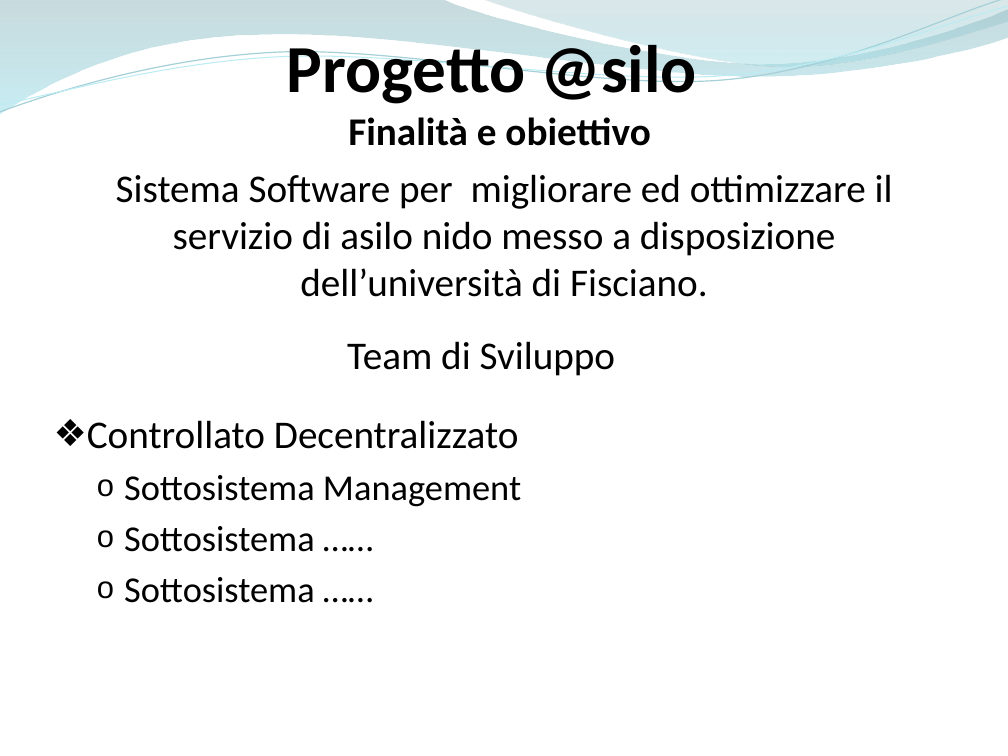
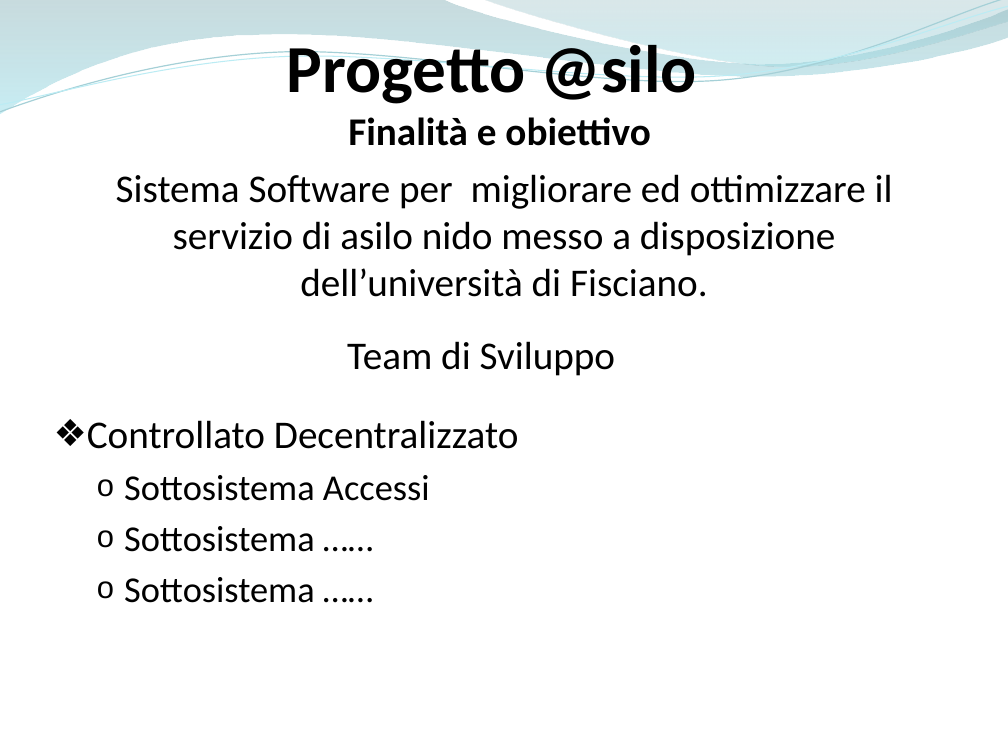
Before and after one commit to ammirate/at-silo, a slide deck: slide 1 of Presentazione/Atsilo1/Di Palma/[Bozza]Introduzione.pptx. Drawn at 1008x756 pixels with LibreOffice and Linux fonts; fonts in the diff are those of the drawing. Boxes give left, top, right and bottom in pixels: in the first picture for what was removed or moved away, otherwise in the second. Text is boxed around its words. In the diff, an @@ line names an element or a change of style, - is before the commit and + after.

```diff
--- a/Presentazione/Atsilo1/Di Palma/[Bozza]Introduzione.pptx
+++ b/Presentazione/Atsilo1/Di Palma/[Bozza]Introduzione.pptx
@@ text at [124,475,430,501]: text changed @@
-  o Sottosistema Management
+  o Sottosistema Accessi
```
Also in this commit, not shown: 10 other slides changed.
